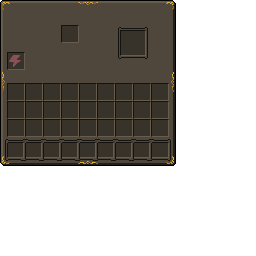
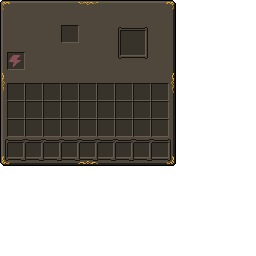
Layers edited between the first and the second 256px x 256px image:
removed layer "background" over [2, 72, 174, 93]
renamed "furnace.png" to "te_background.png", showed it, moved it above "bottler.png", painted on it over [2, 72, 174, 93]
hid "bottler.png" over [2, 72, 174, 93]
